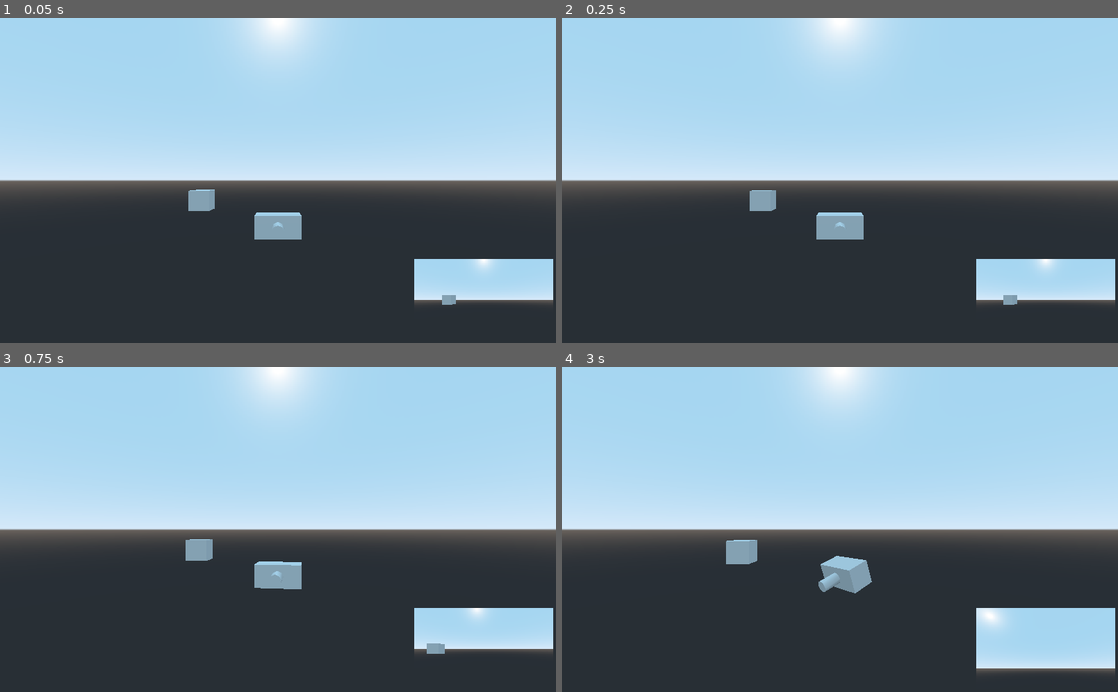
Above: before the commit, frames 1-4 (two rows, left to right).
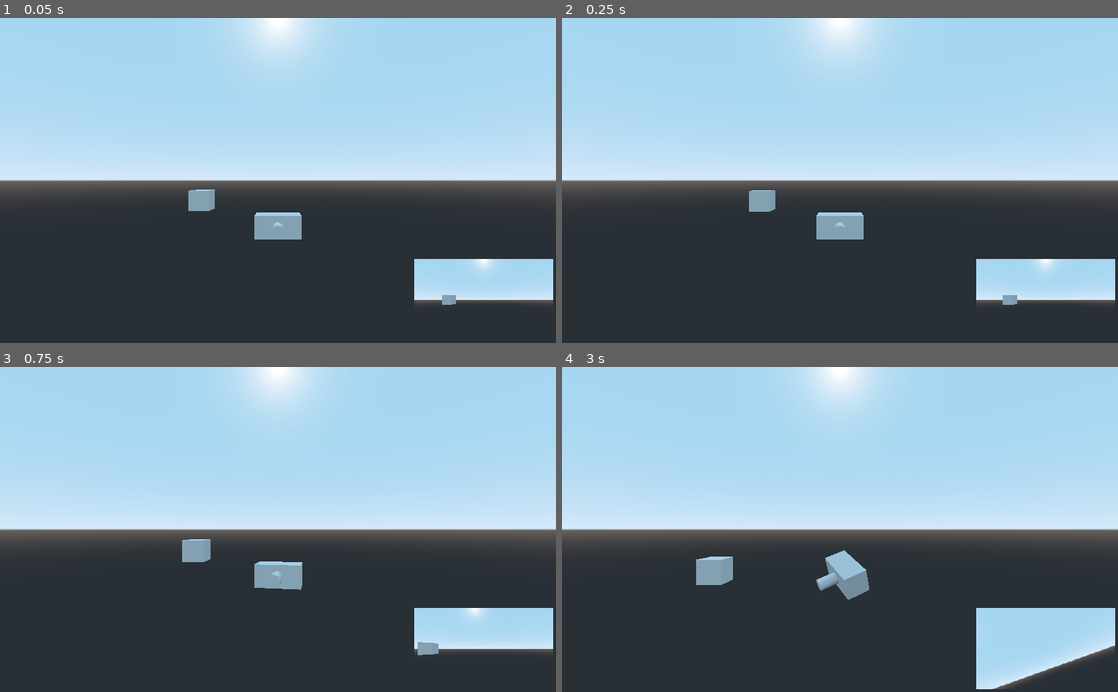
Above: after the commit, the same moments.

Repository: the-alex-g/Biplanes
Game: Godot game, scene res://Plane/PlaneHandler.tscn
The game is run twice, just before and just after one commit, with the same random seed, the same clock (stepped at 60 frames per second) and the same inputs. The project has no main scene, so this scene is started directly.
Inputs:
- Up to frame 1 (0.05 s): no input
- Up to frame 2 (0.25 s): no input
- Up to frame 3 (0.75 s): hold D (right) from 0.53 s (still down)
- Up to frame 4 (3 s): release D (right) at 1.28 s; hold S (down) 1.28-2.03 s; hold D (right) 2.03-2.78 s; hold W (up) from 2.78 s (still down)

Frame 1 is identical in both runs. In frame 2, less than 0.1% of the frame differs, in the area x 33-80%, y 52-89%; in frame 3, 0.2%; in frame 4, 3.1%, in the area x 24-100%, y 53-100%.

Commit message:
Add three-dimensional movement

Diff:
--- a/project/Plane/Biplane.gd
+++ b/project/Plane/Biplane.gd
@@ -1,16 +1,15 @@
 extends KinematicBody
 
 # turning speed in revolutions per second
-export var turn_speed := 0.6
-export var flight_speed := 1.0
+export var turn_speed := 0.8
+export var flight_speed := 2.0
 
 
 func _physics_process(delta:float)->void:
-	rotation += Vector3(
-		Input.get_axis("up", "down"),
-		Input.get_axis("right", "left"),
-		Input.get_axis("roll_right", "roll_left")
-	) * turn_speed * delta
-	var direction := Vector3.FORWARD * flight_speed * delta
-	direction = direction.rotated(Vector3.UP, rotation.y)
-	var _collision := move_and_collide(direction)
+	rotate_object_local(Vector3.UP, Input.get_axis("right", "left") * turn_speed * delta)
+	rotate_object_local(Vector3.RIGHT, Input.get_axis("up", "down") * turn_speed * delta)
+	rotate_object_local(Vector3.FORWARD, Input.get_axis("roll_left", "roll_right") * turn_speed * delta)
+
+	var movement_vector := transform.basis.xform(Vector3.FORWARD)
+
+	var _collision := move_and_collide(movement_vector * flight_speed * delta)
--- a/project/project.godot
+++ b/project/project.godot
@@ -22,31 +22,37 @@
 left={
 "deadzone": 0.5,
 "events": [ Object(InputEventKey,"resource_local_to_scene":false,"resource_name":"","device":0,"alt":false,"shift":false,"control":false,"meta":false,"command":false,"pressed":false,"scancode":65,"physical_scancode":0,"unicode":0,"echo":false,"script":null)
+, Object(InputEventJoypadMotion,"resource_local_to_scene":false,"resource_name":"","device":0,"axis":2,"axis_value":-1.0,"script":null)
  ]
 }
 right={
 "deadzone": 0.5,
 "events": [ Object(InputEventKey,"resource_local_to_scene":false,"resource_name":"","device":0,"alt":false,"shift":false,"control":false,"meta":false,"command":false,"pressed":false,"scancode":68,"physical_scancode":0,"unicode":0,"echo":false,"script":null)
+, Object(InputEventJoypadMotion,"resource_local_to_scene":false,"resource_name":"","device":0,"axis":2,"axis_value":1.0,"script":null)
  ]
 }
 up={
 "deadzone": 0.5,
 "events": [ Object(InputEventKey,"resource_local_to_scene":false,"resource_name":"","device":0,"alt":false,"shift":false,"control":false,"meta":false,"command":false,"pressed":false,"scancode":87,"physical_scancode":0,"unicode":0,"echo":false,"script":null)
+, Object(InputEventJoypadMotion,"resource_local_to_scene":false,"resource_name":"","device":0,"axis":1,"axis_value":-1.0,"script":null)
  ]
 }
 down={
 "deadzone": 0.5,
 "events": [ Object(InputEventKey,"resource_local_to_scene":false,"resource_name":"","device":0,"alt":false,"shift":false,"control":false,"meta":false,"command":false,"pressed":false,"scancode":83,"physical_scancode":0,"unicode":0,"echo":false,"script":null)
+, Object(InputEventJoypadMotion,"resource_local_to_scene":false,"resource_name":"","device":0,"axis":1,"axis_value":1.0,"script":null)
  ]
 }
 roll_left={
 "deadzone": 0.5,
 "events": [ Object(InputEventKey,"resource_local_to_scene":false,"resource_name":"","device":0,"alt":false,"shift":false,"control":false,"meta":false,"command":false,"pressed":false,"scancode":81,"physical_scancode":0,"unicode":0,"echo":false,"script":null)
+, Object(InputEventJoypadMotion,"resource_local_to_scene":false,"resource_name":"","device":0,"axis":0,"axis_value":-1.0,"script":null)
  ]
 }
 roll_right={
 "deadzone": 0.5,
 "events": [ Object(InputEventKey,"resource_local_to_scene":false,"resource_name":"","device":0,"alt":false,"shift":false,"control":false,"meta":false,"command":false,"pressed":false,"scancode":69,"physical_scancode":0,"unicode":0,"echo":false,"script":null)
+, Object(InputEventJoypadMotion,"resource_local_to_scene":false,"resource_name":"","device":0,"axis":0,"axis_value":1.0,"script":null)
  ]
 }
 
